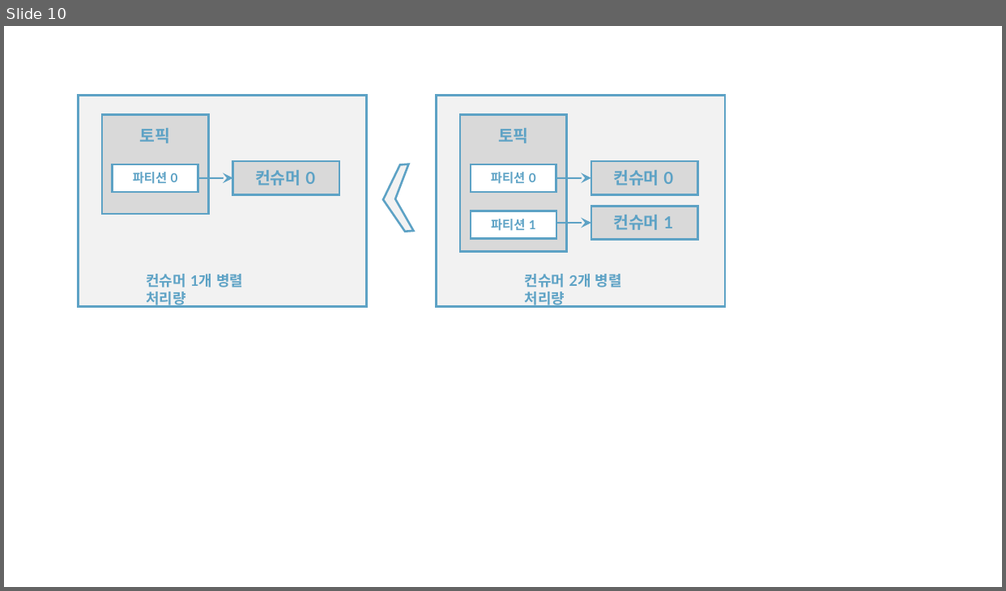
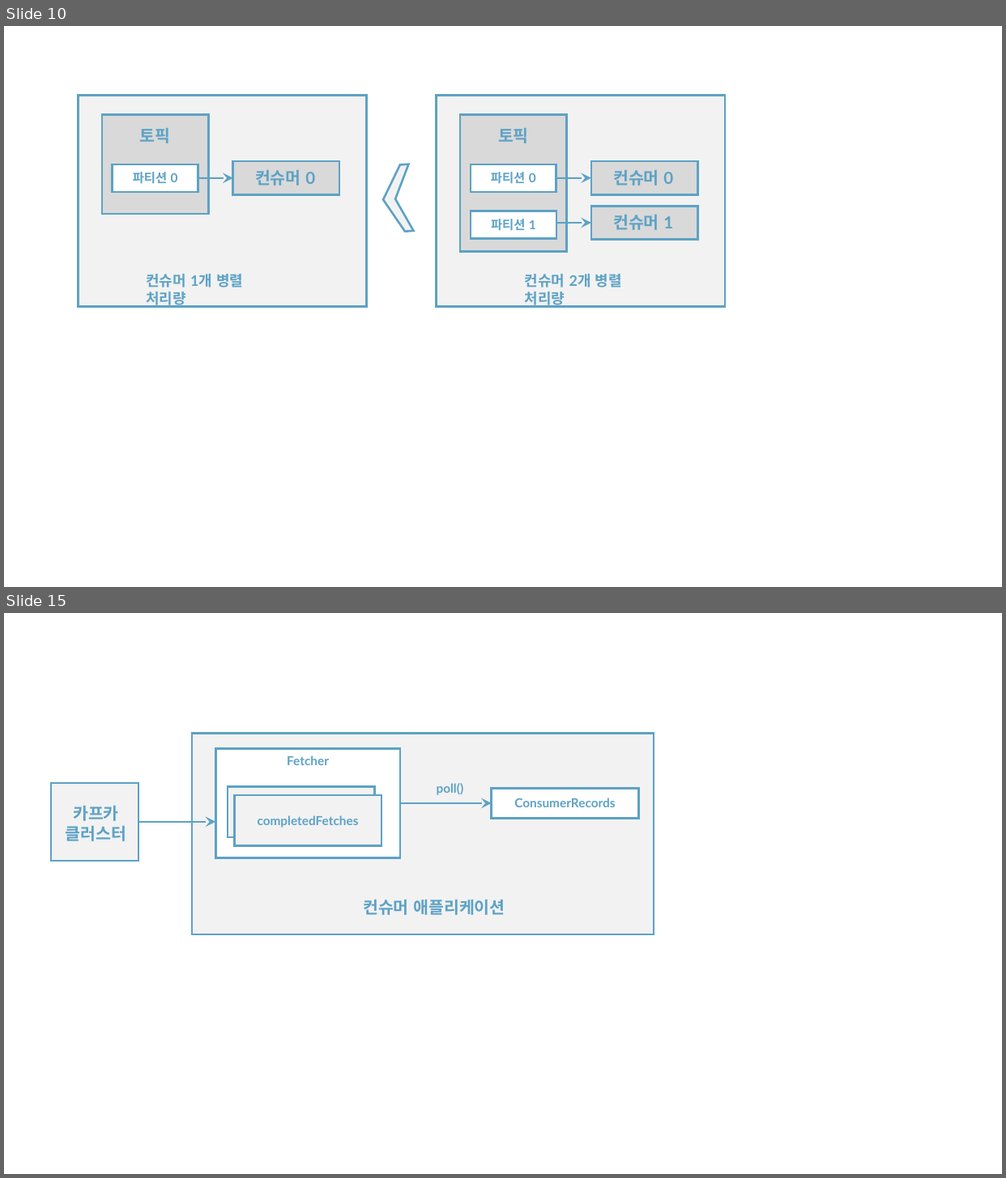
Before and after one commit to rudaks-han/book-summary, a slide deck: 아파치카프카_with자바/ref/프레젠테이션1.pptx. Shown one above the other, each under a label of ours: slide 10 before the commit, slides 10 and 15 after it; the slides between them are not shown. The pictures are 1006x591 and 1006x1178 pixels, drawn with LibreOffice and Linux fonts; fonts in the diff are those of the drawing. Boxes give left, top, right and bottom in pixels: in the first picture for what was removed or moved away, otherwise in the second. Text is boxed around its words. In the diff, an @@ line names an element or a change of style, - is before the commit and + after.

```diff
--- a/아파치카프카_with자바/ref/프레젠테이션1.pptx
+++ b/아파치카프카_with자바/ref/프레젠테이션1.pptx
@@ slide 15 added at [4,613,1002,1174], background #FFFFFF @@
@@ rectangle added at [192,734,654,935], fill #F2F2F2, outline #5DA2C5 2 pt @@
@@ rectangle added at [216,748,400,858], fill #FFFFFF, outline #5DA2C5 2 pt @@
@@ text added at [287,756,329,765], 12 pt, text #5DA2C5, bold @@
+Fetcher
@@ rectangle added at [51,783,138,861], fill #F2F2F2, outline #5DA2C5 2 pt @@
@@ text added at [66,806,126,841], 16 pt, text #5DA2C5, bold @@
+카프카 클러스터
@@ rectangle added at [228,786,375,837], fill #F2F2F2, outline #5DA2C5 2 pt @@
@@ rectangle added at [235,796,382,846], fill #F2F2F2, outline #5DA2C5 2 pt @@
@@ arrow added from (400, 803) to (492, 803), #5DA2C5 1.5 pt @@
@@ text added at [437,783,464,795], 12 pt, text #5DA2C5, bold @@
+poll()
@@ rectangle added at [492,788,639,818], fill #FFFFFF, outline #5DA2C5 2 pt @@
@@ text added at [514,798,615,807], 12 pt, text #5DA2C5, bold @@
+ConsumerRecords
@@ arrow added from (138, 822) to (216, 822), #5DA2C5 1.5 pt @@
@@ text added at [258,815,359,828], 12 pt, text #5DA2C5, bold @@
+completedFetches
@@ text added at [363,900,505,915], 16 pt, text #5DA2C5, bold @@
+컨슈머 애플리케이션
```
Also in this commit, not shown: 4 other slides added, 15 other files.
